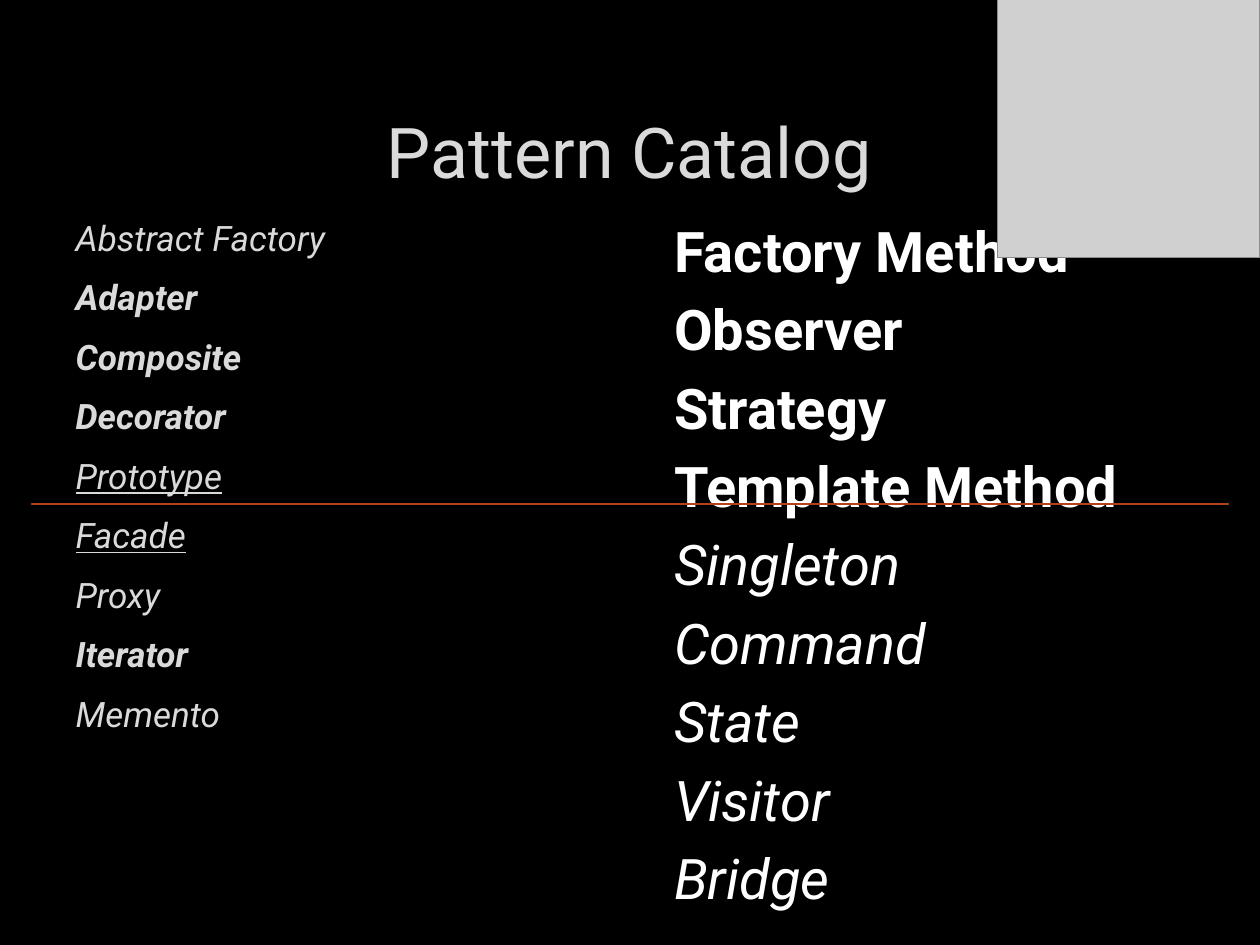
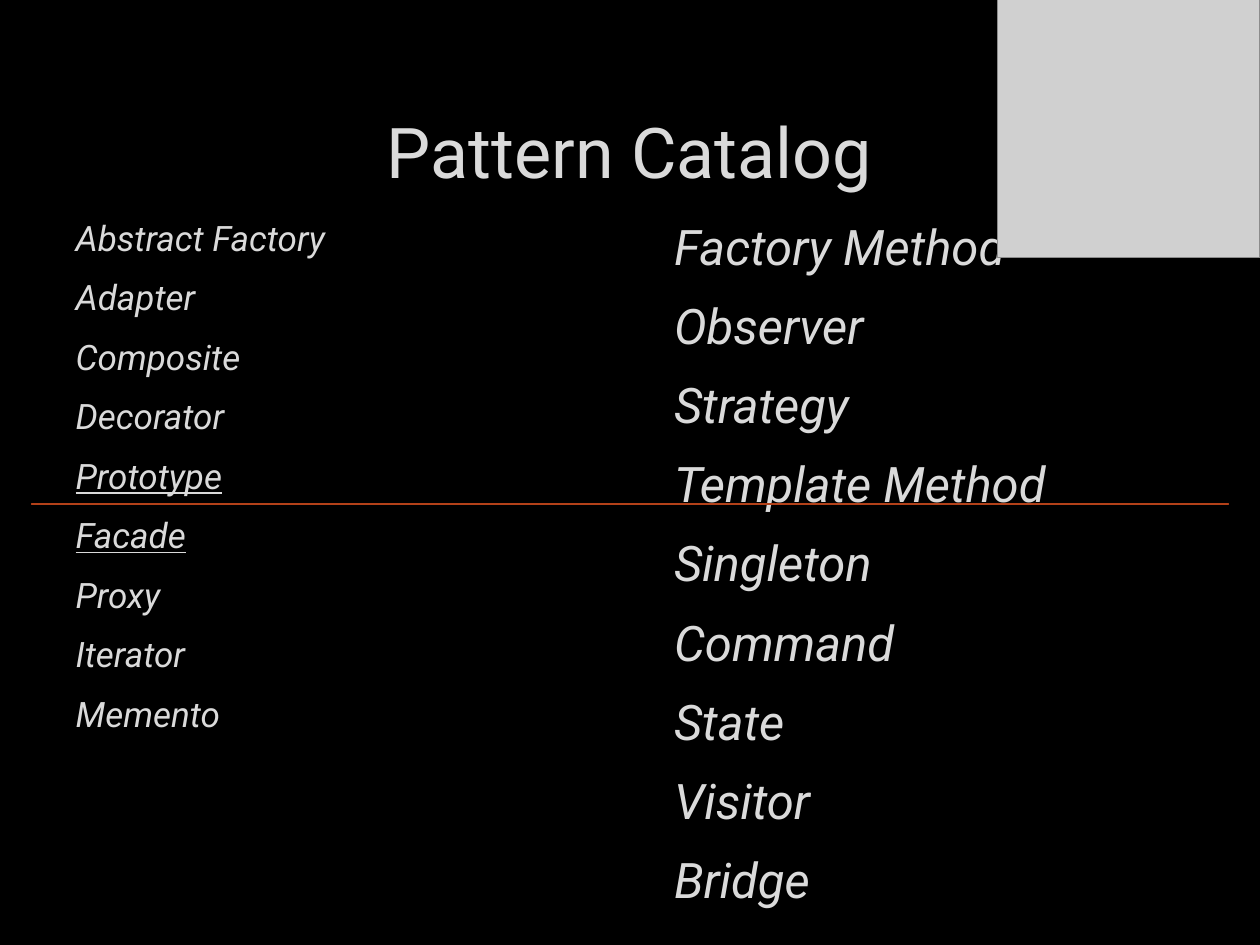
Before and after one commit to itenium-be/Talk-DesignPatterns, a slide deck: slide 30 of patterns.pptx. Drawn at 1260x945 pixels with LibreOffice and Linux fonts; fonts in the diff are those of the drawing; grey boxes stand for pictures; background and template pictures are left out. Boxes give left, top, right and bottom in pixels: in the first picture for what was removed or moved away, otherwise in the second. Text is boxed around its words. In the diff, an @@ line names an element or a change of style, - is before the commit and + after.

```diff
--- a/patterns.pptx
+++ b/patterns.pptx
@@ text "Factory Method" at bbox=[674, 220, 1045, 909]: size 32 to 28 pt, text colour #FFFFFF to #DADADA, letter outline none to #404040 0.75 pt; bold off, italic on in "Factory Method", "Observer", "Strategy", "Template Method"; more space between paragraphs @@
@@ text at bbox=[76, 283, 241, 668]: bold off in "Adapter", "Composite", "Decorator", "Iterator" @@
```
Also in this commit, not shown: 20 other slides changed.
